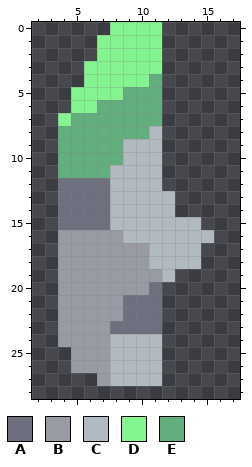
One commit to this pixel-art sprite: core/assets-raw/sprites/weapons/heal-blaster-equip.png. The picture above was drawn from the file before the commit.
The file is 48x48 pixels. Shown: x 2..17, y 0..28.
Palette (. is transparent): A #6e7080  B #989aa4  C #b0bac0  D #84f491  E #62ae7f
Pixels before, first column x 4:
 0 ....DDDD....
 1 ...DDDDD....
 2 ...DDDDD....
 3 ..DDDDDD....
 4 ..DDDDDE....
 5 .DDDDEEE....
 6 .DDEEEEE....
 7 DEEEEEEE....
 8 EEEEEEEC....
 9 EEEEECCC....
10 EEEEECCC....
11 EEEECCCC....
12 AAAACCCC....
13 AAAACCCCC...
14 AAAACCCCC...
15 AAAACCCCCCC.
16 BBBBBCCCCCCC
17 BBBBBBBCCCC.
18 BBBBBBBCCCC.
19 BBBBBBBBC...
20 BBBBBBBA....
21 BBBBBAAA....
22 BBBBBAAA....
23 BBBBAAAA....
24 BBBBCCCC....
25 .BBBCCCC....
26 .BBBCCCC....
27 ...BCCCC....
And afterwards:
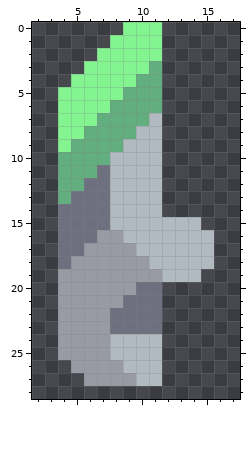
The edit:
y 0: x 8 D -> .
y 1: x 7 D -> .
y 3: x 11 D -> E
y 4: x 5 . -> D; x 10 D -> E
y 5: x 4 . -> D
y 6: x 4 . -> D; x 7 E -> D
y 7: x 5..6 EE -> DD; x 11 E -> C
y 8: x 4..5 EE -> DD; x 10 E -> C
y 9: x 4 E -> D
y 10: x 8 E -> C
y 11: x 7 E -> A
y 12: x 4..5 AA -> EE
y 13: x 4 A -> E; x 12 C -> .
y 14: x 12 C -> .
y 16: x 4..6 BBB -> AAA
y 17: x 4..5 BB -> AA; x 10 B -> C; x 15 . -> C
y 18: x 4 B -> A; x 15 . -> C
y 19: x 13..14 .. -> CC
y 20: x 10 B -> A
y 22: x 8 B -> A
y 25: x 4 . -> B
y 26: x 8 C -> B
y 27: x 6 . -> B; x 8..9 CC -> BB
Where, in picture pixels (left, top, right, bottom), the same in both pictures:
changed: (58, 22, 214, 386)
